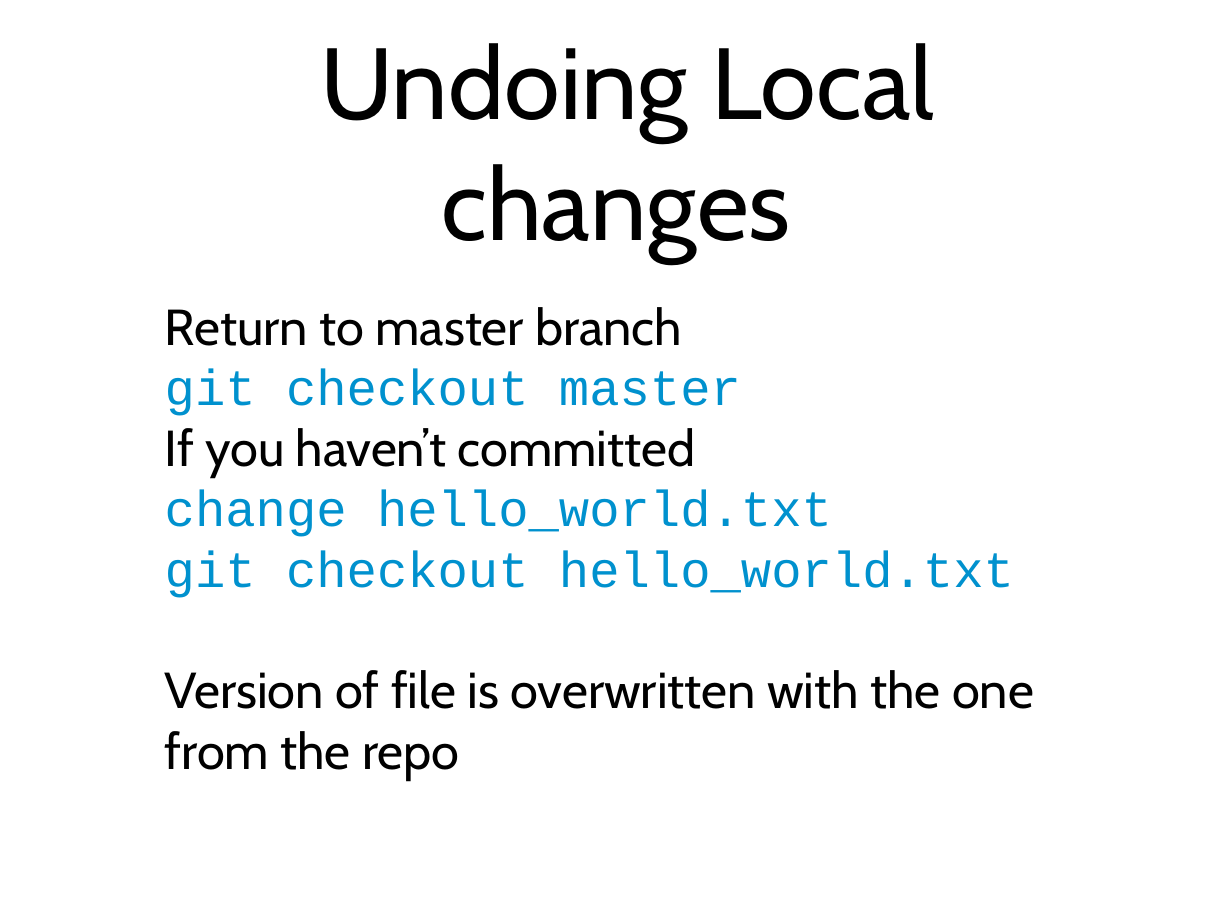
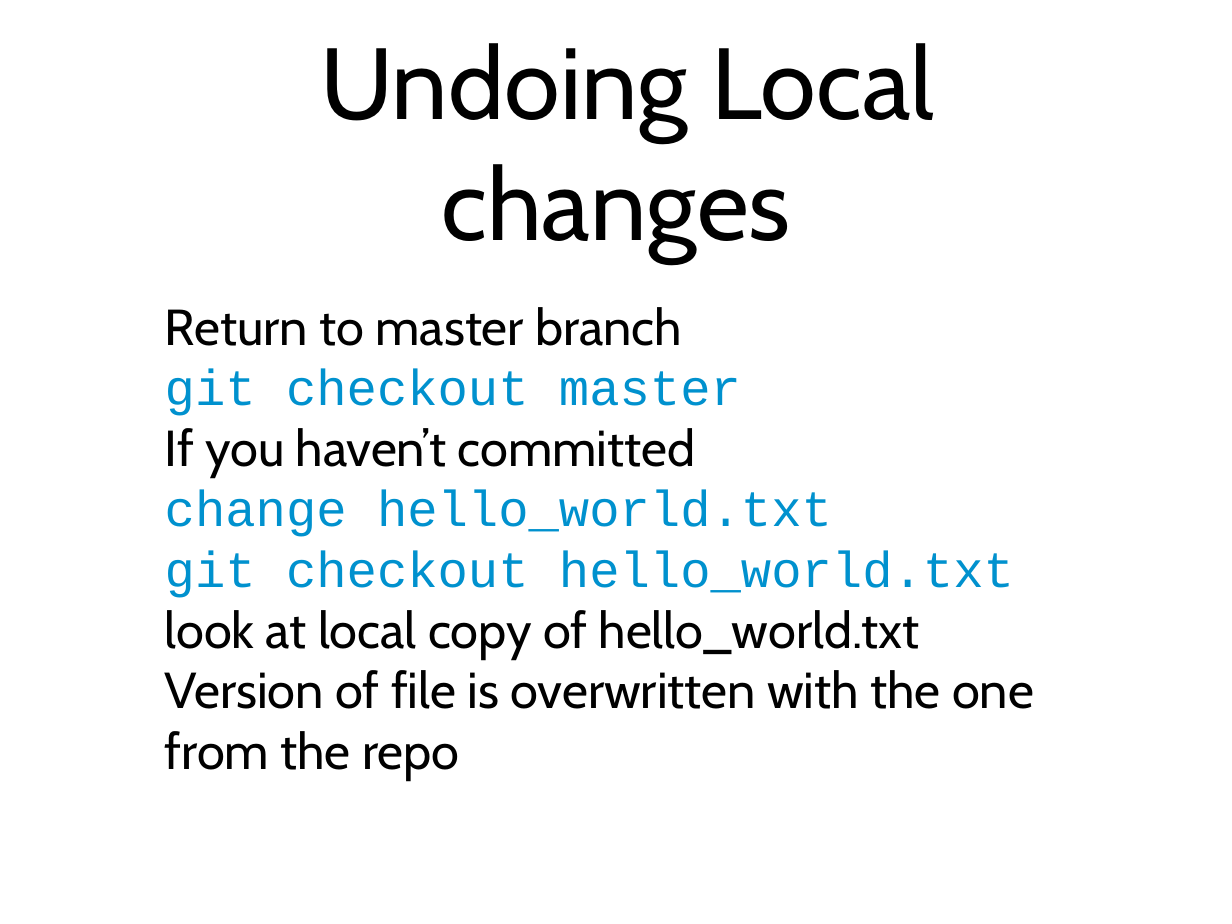
Before and after one commit to kmoir/Git-tutorial, a slide deck: slide 29 of GitParty.ppt. Drawn at 1232x924 pixels with LibreOffice and Linux fonts; fonts in the diff are those of the drawing. Boxes give left, top, right and bottom in pixels: in the first picture for what was removed or moved away, otherwise in the second. Text is boxed around its words. In the diff, an @@ line names an element or a change of style, - is before the commit and + after.

```diff
--- a/GitParty.ppt
+++ b/GitParty.ppt
@@ text at box(165, 610, 920, 658): paragraph added @@
+look at local copy of hello_world.txt
```
Also in this commit, not shown: 7 other slides changed, 4 other files.
